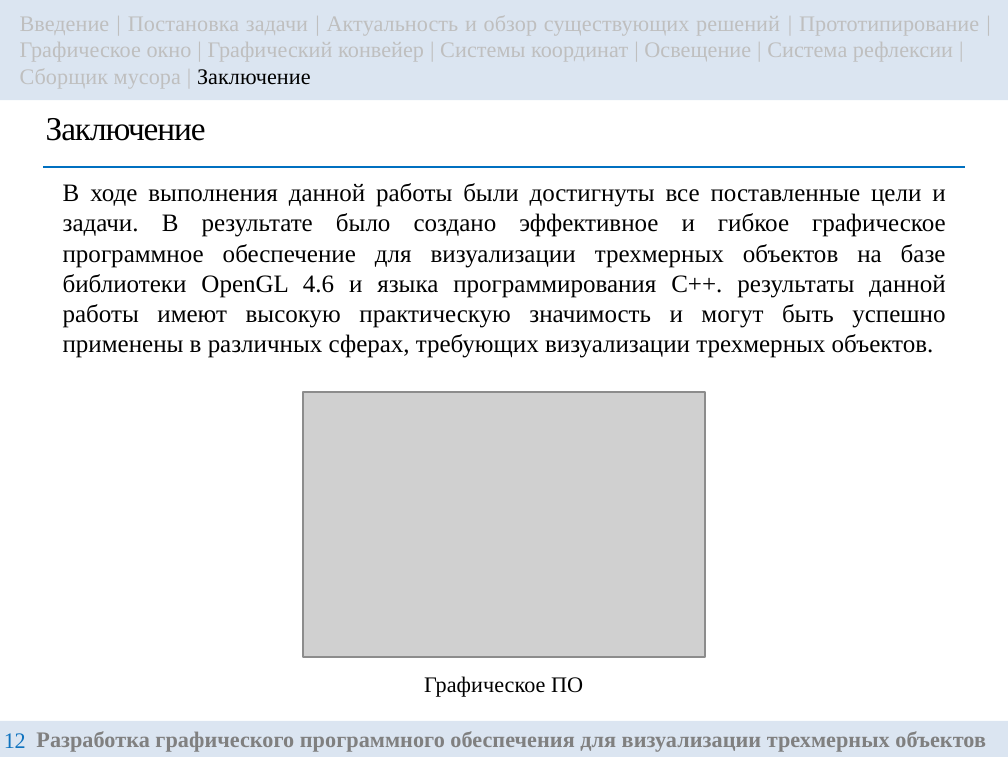
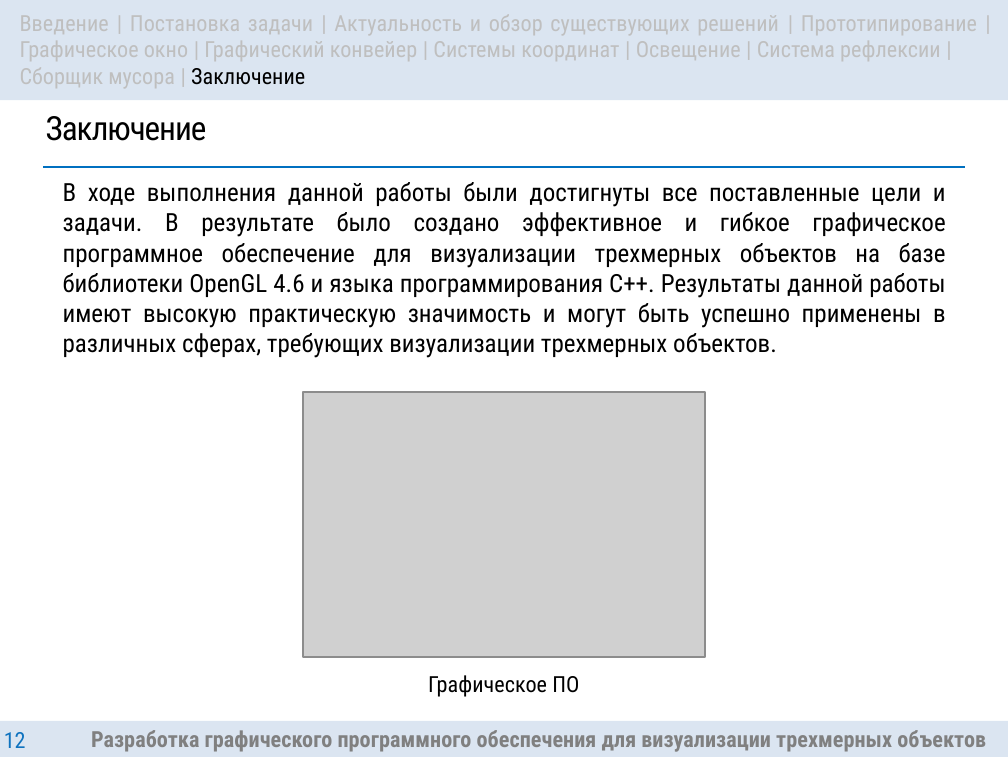
Before and after one commit to DanielDaVinci/Diploma, a slide deck: slide 12 of MIMAPS/presentation/Presentation.pptx. Drawn at 1008x757 pixels with LibreOffice and Linux fonts; fonts in the diff are those of the drawing; grey boxes stand for pictures. Boxes give left, top, right and bottom in pixels: in the first picture for what was removed or moved away, otherwise in the second. Text is boxed around its words. In the diff, an @@ line names an element or a change of style, - is before the commit and + after.

```diff
--- a/MIMAPS/presentation/Presentation.pptx
+++ b/MIMAPS/presentation/Presentation.pptx
@@ text at bbox=[63, 182, 946, 358]: text changed; font Times New Roman to Roboto Condensed @@
-В ходе выполнения данной работы были достигнуты все поставленные цели и задачи. В результате было создано эффективное и гибкое графическое программное обеспечение для визуализации трехмерных объектов на базе библиотеки OpenGL 4.6 и языка программирования C++. результаты данной работы имеют высокую практическую значимость и могут быть успешно применены в различных сферах, требующих визуализации трехмерных объектов.
+В ходе выполнения данной работы были достигнуты все поставленные цели и задачи. В результате было создано эффективное и гибкое графическое программное обеспечение для визуализации трехмерных объектов на базе библиотеки OpenGL 4.6 и языка программирования C++. Результаты данной работы имеют высокую практическую значимость и могут быть успешно применены в различных сферах, требующих визуализации трехмерных объектов.
@@ font Times New Roman to Roboto Condensed in 5 elements at bbox=[4, 732, 26, 748], bbox=[46, 116, 207, 141], bbox=[0, 0, 1008, 100], bbox=[0, 720, 1008, 756], bbox=[428, 675, 579, 697] @@
```
Also in this commit, not shown: 12 other slides changed, 2 other files.
